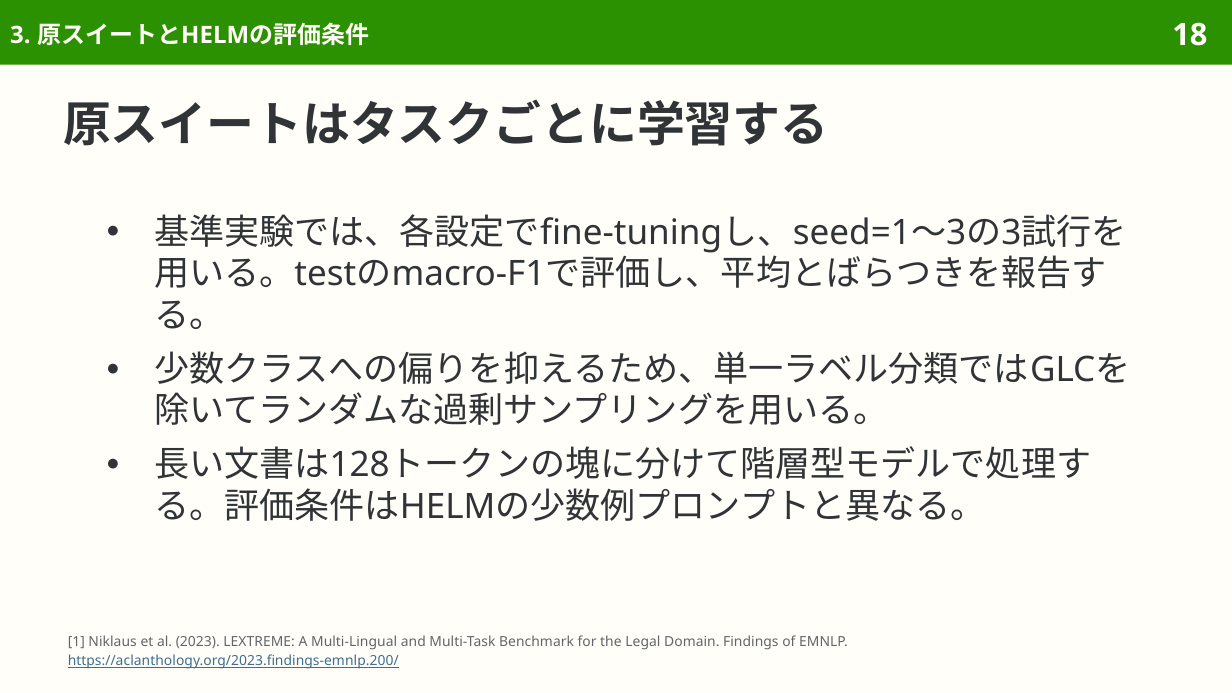
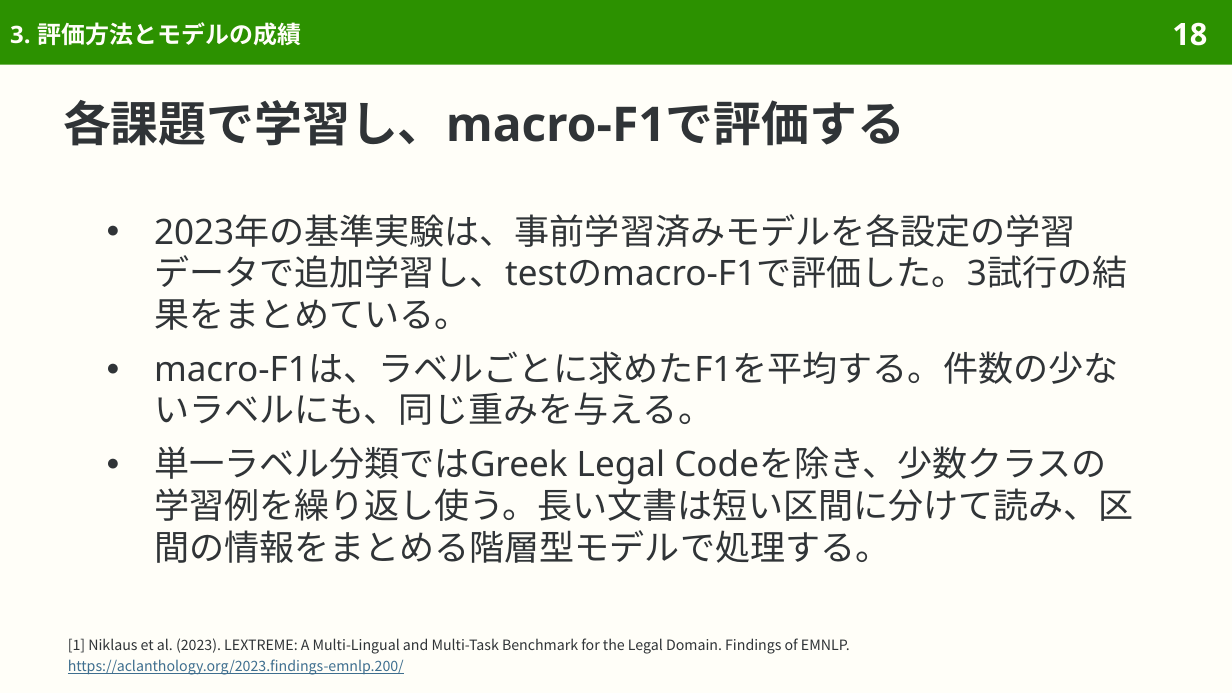
Before and after one commit to sasakiy84/datasets-in-10-minutes, a slide deck: slide 18 of slides/datasets-in-10-minutes-lextreme.pptx. Drawn at 1232x693 pixels with LibreOffice and Linux fonts; fonts in the diff are those of the drawing. Boxes give left, top, right and bottom in pixels: in the first picture for what was removed or moved away, otherwise in the second. Text is boxed around its words. In the diff, an @@ line names an element or a change of style, - is before the commit and + after.

Commit message:
Explain LEXTREME original multilingual legal datasets and evaluation

```diff
--- a/slides/datasets-in-10-minutes-lextreme.pptx
+++ b/slides/datasets-in-10-minutes-lextreme.pptx
@@ title at box(10, 22, 301, 45): text changed @@
-3. 原スイートとHELMの評価条件
+3. 評価方法とモデルの成績
@@ title at box(63, 100, 905, 146): text changed @@
-原スイートはタスクごとに学習する
+各課題で学習し、macro-F1で評価する
@@ text at box(154, 214, 1134, 563): text changed @@
-● 基準実験では、各設定でfine-tuningし、seed=1〜3の3試行を用いる。testのmacro-F1で評価し、平均とばらつきを報告する。
-● 少数クラスへの偏りを抑えるため、単一ラベル分類ではGLCを除いてランダムな過剰サンプリングを用いる。
-● 長い文書は128トークンの塊に分けて階層型モデルで処理する。評価条件はHELMの少数例プロンプトと異なる。
+● 2023年の基準実験は、事前学習済みモデルを各設定の学習データで追加学習し、testのmacro-F1で評価した。3試行の結果をまとめている。
+● macro-F1は、ラベルごとに求めたF1を平均する。件数の少ないラベルにも、同じ重みを与える。
+● 単一ラベル分類ではGreek Legal Codeを除き、少数クラスの学習例を繰り返し使う。長い文書は短い区間に分けて読み、区間の情報をまとめる階層型モデルで処理する。
@@ text "[1] Niklaus et al. (2023). ..." at box(68, 638, 850, 675): size 8.1 to 8.3 pt, font Noto Sans to Noto Sans CJK JP; text colour #626669 to #303437 in "[1] Niklaus et al. (2023). LEXTREME: A ..."; line spacing 9.4pt to 12pt; less space between paragraphs @@
```
Also in this commit, not shown: 46 other slides changed, 8 slides removed, 42 other files.
